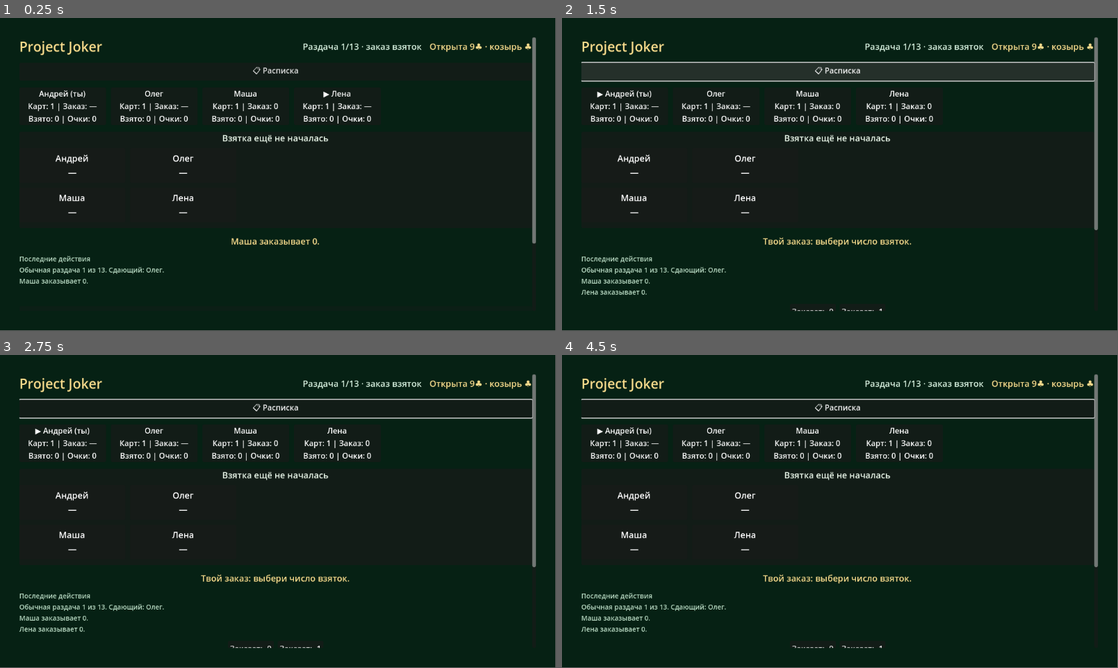
Above: before the commit, frames 1-4 (two rows, left to right).
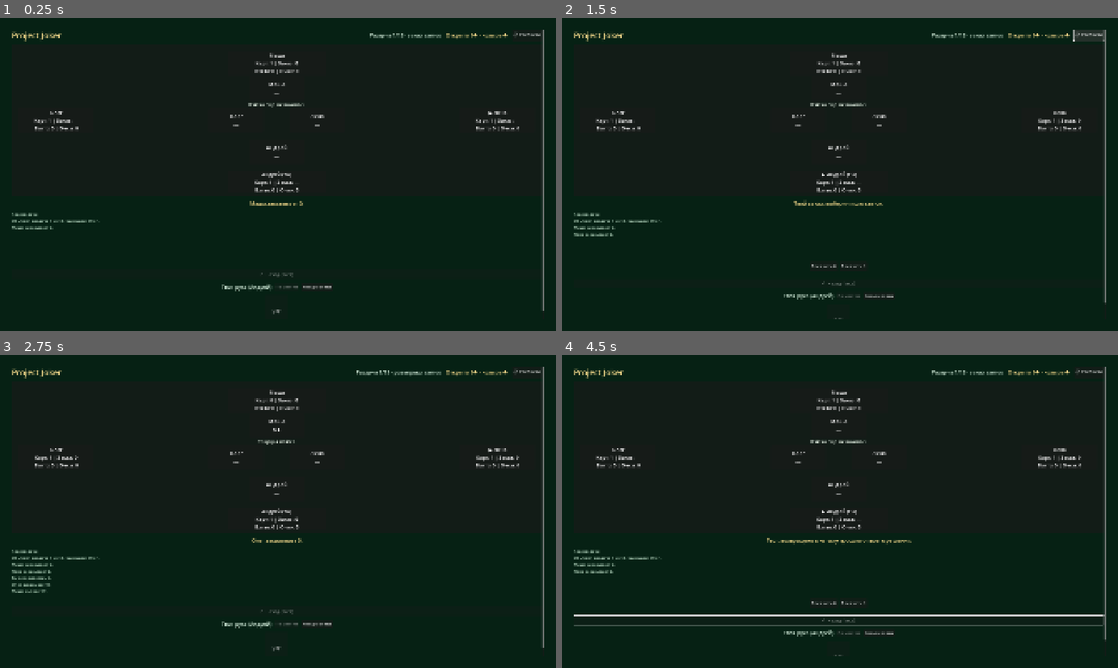
Above: after the commit, the same moments.

Repository: tv-bidosya/project-joker
Game: Godot game, scene res://Scenes/main.tscn
The game is run twice, just before and just after one commit, with the same random seed, the same clock (stepped at 60 frames per second) and the same inputs.
Inputs (mouse positions are in pixels of both pictures, inside the frame that each line leads up to):
- Up to frame 1 (0.25 s): no input
- Up to frame 2 (1.5 s): click "📋 Расписка" at 0.5 s; click "Скрыть расписку" at 1.25 s
- Up to frame 3 (2.75 s): click "Заказать 0" at 2 s
- Up to frame 4 (4.5 s): click (878, 624) at 2.75 s, where only the run after the commit has a clickable "Козыри слева"; click (845, 624) at 3.5 s, where only the run after the commit has a clickable "По мастям"; click (840, 611) at 4.25 s, where only the run after the commit has a clickable "↶ Назад (тест)"
In our replay, the window is 799x449 before the commit and 800x450 after it. These sizes can differ from the game's own. Grey fills any space a smaller window leaves; there, only what the larger window draws over its background counts as a difference.

The runs differ from the first frame. In frame 1, 5.3% of the frame differs, in the area x 2-98%, y 3-95%; in frame 2, 6.7%; in frame 3, 6.6%; in frame 4, 7.7%, in the area x 2-98%, y 3-97%.

Commit message:
feat: add full hd table layout

Diff:
--- a/Scenes/main.tscn
+++ b/Scenes/main.tscn
@@ -75,7 +75,7 @@
 theme_override_font_sizes/font_size = 18
 text = "Козырь: —"
 
-[node name="ScoreSheetToggleButton" type="Button" parent="Margin/ScrollContainer/Content"]
+[node name="ScoreSheetToggleButton" type="Button" parent="Margin/ScrollContainer/Content/Header"]
 unique_name_in_owner = true
 layout_mode = 2
 theme_override_font_sizes/font_size = 16
@@ -120,37 +120,49 @@
 theme_override_font_sizes/font_size = 17
 autowrap_mode = 2
 
-[node name="PlayersContainer" type="GridContainer" parent="Margin/ScrollContainer/Content"]
-unique_name_in_owner = true
-layout_mode = 2
-columns = 4
-theme_override_constants/h_separation = 10
-theme_override_constants/v_separation = 10
-
 [node name="TablePanel" type="PanelContainer" parent="Margin/ScrollContainer/Content"]
-custom_minimum_size = Vector2(0, 200)
-layout_mode = 2
-
-[node name="TableContent" type="VBoxContainer" parent="Margin/ScrollContainer/Content/TablePanel"]
-layout_mode = 2
-theme_override_constants/separation = 8
+custom_minimum_size = Vector2(0, 520)
+layout_mode = 2
+
+[node name="TableContent" type="Control" parent="Margin/ScrollContainer/Content/TablePanel"]
+layout_mode = 2
+size_flags_horizontal = 3
+size_flags_vertical = 3
+mouse_filter = 2
 
 [node name="TableLabel" type="Label" parent="Margin/ScrollContainer/Content/TablePanel/TableContent"]
 unique_name_in_owner = true
-layout_mode = 2
+layout_mode = 1
+anchors_preset = 10
+anchor_right = 1.0
+offset_top = 194.0
+offset_bottom = 214.0
+grow_horizontal = 2
 theme_override_colors/font_color = Color(0.91, 0.96, 0.91, 1)
-theme_override_font_sizes/font_size = 18
+theme_override_font_sizes/font_size = 16
 horizontal_alignment = 1
 text = "Взятка"
 autowrap_mode = 2
 
-[node name="TrickSlots" type="GridContainer" parent="Margin/ScrollContainer/Content/TablePanel/TableContent"]
-unique_name_in_owner = true
-layout_mode = 2
-size_flags_vertical = 3
-columns = 2
-theme_override_constants/h_separation = 10
-theme_override_constants/v_separation = 10
+[node name="TrickSlots" type="Control" parent="Margin/ScrollContainer/Content/TablePanel/TableContent"]
+unique_name_in_owner = true
+layout_mode = 1
+anchors_preset = 15
+anchor_right = 1.0
+anchor_bottom = 1.0
+grow_horizontal = 2
+grow_vertical = 2
+mouse_filter = 2
+
+[node name="PlayersContainer" type="Control" parent="Margin/ScrollContainer/Content/TablePanel/TableContent"]
+unique_name_in_owner = true
+layout_mode = 1
+anchors_preset = 15
+anchor_right = 1.0
+anchor_bottom = 1.0
+grow_horizontal = 2
+grow_vertical = 2
+mouse_filter = 2
 
 [node name="ActionLabel" type="Label" parent="Margin/ScrollContainer/Content"]
 unique_name_in_owner = true
@@ -161,12 +173,20 @@
 text = "Подготовка партии"
 autowrap_mode = 2
 
-[node name="HistoryLabel" type="Label" parent="Margin/ScrollContainer/Content"]
-unique_name_in_owner = true
-layout_mode = 2
+[node name="RoundHistoryScroll" type="ScrollContainer" parent="Margin/ScrollContainer/Content"]
+unique_name_in_owner = true
+custom_minimum_size = Vector2(0, 160)
+layout_mode = 2
+horizontal_scroll_mode = 0
+vertical_scroll_mode = 1
+
+[node name="HistoryLabel" type="Label" parent="Margin/ScrollContainer/Content/RoundHistoryScroll"]
+unique_name_in_owner = true
+layout_mode = 2
+size_flags_horizontal = 3
 theme_override_colors/font_color = Color(0.72, 0.85, 0.76, 1)
 theme_override_font_sizes/font_size = 14
-text = "Последние действия"
+text = "Ход раздачи"
 autowrap_mode = 2
 
 [node name="BidControls" type="HBoxContainer" parent="Margin/ScrollContainer/Content"]
--- a/Scripts/core/GameManager.gd
+++ b/Scripts/core/GameManager.gd
@@ -19,10 +19,11 @@
 
 @onready var phase_label: Label = %PhaseLabel
 @onready var trump_label: Label = %TrumpLabel
-@onready var players_container: GridContainer = %PlayersContainer
+@onready var players_container: Control = %PlayersContainer
 @onready var table_label: Label = %TableLabel
-@onready var trick_slots: GridContainer = %TrickSlots
+@onready var trick_slots: Control = %TrickSlots
 @onready var action_label: Label = %ActionLabel
+@onready var round_history_scroll: ScrollContainer = %RoundHistoryScroll
 @onready var history_label: Label = %HistoryLabel
 @onready var bid_controls: HBoxContainer = %BidControls
 @onready var joker_controls: GridContainer = %JokerControls
@@ -69,6 +70,7 @@
 	_run_no_bid_round_checks()
 	_run_bot_rule_checks()
 	_run_hand_sort_checks()
+	_run_round_history_checks()
 	_create_player_panels()
 	_create_trick_slots()
 	undo_button.pressed.connect(_on_undo_pressed)
@@ -522,9 +524,9 @@
 
 func _refresh_table() -> void:
 	if game.active_trick == null:
-		table_label.text = last_trick_text
+		table_label.text = "Последняя взятка" if not game.last_completed_trick_cards.is_empty() else "Взятка ещё не началась"
 	else:
-		table_label.text = _get_active_trick_text()
+		table_label.text = "Текущая взятка"
 
 	var cards_by_player: Array[Card] = []
 	cards_by_player.resize(game.players.size())
@@ -718,10 +720,16 @@
 
 func _refresh_history() -> void:
 	if recent_actions.is_empty():
-		history_label.text = "Последние действия: —"
-		return
-
-	history_label.text = "Последние действия\n%s" % "\n".join(recent_actions)
+		history_label.text = "Ход раздачи: —"
+		return
+
+	history_label.text = "Ход раздачи\n%s" % "\n".join(recent_actions)
+	call_deferred("_scroll_round_history_to_bottom")
+
+
+func _scroll_round_history_to_bottom() -> void:
+	var scroll_bar: VScrollBar = round_history_scroll.get_v_scroll_bar()
+	round_history_scroll.scroll_vertical = int(scroll_bar.max_value)
 
 
 func _refresh_bid_controls() -> void:
@@ -854,31 +862,76 @@
 
 
 func _create_player_panels() -> void:
-	for player_name in PLAYER_NAMES:
+	for player_index in PLAYER_NAMES.size():
 		var panel := PanelContainer.new()
-		panel.custom_minimum_size = Vector2(180, 78)
+		_place_player_panel(panel, player_index)
 
 		var label := Label.new()
 		label.horizontal_alignment = HORIZONTAL_ALIGNMENT_CENTER
 		label.vertical_alignment = VERTICAL_ALIGNMENT_CENTER
-		label.add_theme_font_size_override("font_size", 16)
+		label.add_theme_font_size_override("font_size", 17)
 		panel.add_child(label)
 		players_container.add_child(panel)
 		player_labels.append(label)
 
 
 func _create_trick_slots() -> void:
-	for player_name in PLAYER_NAMES:
+	for player_index in PLAYER_NAMES.size():
 		var panel := PanelContainer.new()
-		panel.custom_minimum_size = Vector2(220, 72)
+		_place_trick_slot(panel, player_index)
 
 		var label := Label.new()
 		label.horizontal_alignment = HORIZONTAL_ALIGNMENT_CENTER
 		label.vertical_alignment = VERTICAL_ALIGNMENT_CENTER
-		label.add_theme_font_size_override("font_size", 18)
+		label.add_theme_font_size_override("font_size", 19)
 		panel.add_child(label)
 		trick_slots.add_child(panel)
 		trick_card_labels.append(label)
+
+
+func _place_player_panel(panel: PanelContainer, player_index: int) -> void:
+	match player_index:
+		HUMAN_PLAYER_INDEX:
+			_set_control_layout(panel, 0.5, 1.0, 0.5, 1.0, -170.0, -86.0, 170.0, -10.0)
+		1:
+			_set_control_layout(panel, 0.0, 0.5, 0.0, 0.5, 24.0, -43.0, 284.0, 43.0)
+		2:
+			_set_control_layout(panel, 0.5, 0.0, 0.5, 0.0, -170.0, 20.0, 170.0, 106.0)
+		3:
+			_set_control_layout(panel, 1.0, 0.5, 1.0, 0.5, -284.0, -43.0, -24.0, 43.0)
+
+
+func _place_trick_slot(panel: PanelContainer, player_index: int) -> void:
+	match player_index:
+		HUMAN_PLAYER_INDEX:
+			_set_control_layout(panel, 0.5, 0.5, 0.5, 0.5, -95.0, 68.0, 95.0, 150.0)
+		1:
+			_set_control_layout(panel, 0.5, 0.5, 0.5, 0.5, -235.0, -41.0, -45.0, 41.0)
+		2:
+			_set_control_layout(panel, 0.5, 0.5, 0.5, 0.5, -95.0, -150.0, 95.0, -68.0)
+		3:
+			_set_control_layout(panel, 0.5, 0.5, 0.5, 0.5, 45.0, -41.0, 235.0, 41.0)
+
+
+func _set_control_layout(
+	control: Control,
+	left_anchor: float,
+	top_anchor: float,
+	right_anchor: float,
+	bottom_anchor: float,
+	left_offset: float,
+	top_offset: float,
+	right_offset: float,
+	bottom_offset: float
+) -> void:
+	control.anchor_left = left_anchor
+	control.anchor_top = top_anchor
+	control.anchor_right = right_anchor
+	control.anchor_bottom = bottom_anchor
+	control.offset_left = left_offset
+	control.offset_top = top_offset
+	control.offset_right = right_offset
+	control.offset_bottom = bottom_offset
 
 
 func _add_joker_suit_button(label: String, suit: int) -> void:
@@ -1429,9 +1482,6 @@
 func _add_history(action: String) -> void:
 	recent_actions.append(action)
 
-	if recent_actions.size() > 6:
-		recent_actions.remove_at(0)
-
 
 func _run_joker_rule_checks() -> void:
 	var player := Player.new(0, "Проверка")
@@ -1702,6 +1752,18 @@
 	for player in test_game.players:
 		assert(player.hand.size() == 9, "%s: каждый игрок должен получить 9 карт." % mode_name)
 		assert(player.bid == -1, "%s: у игрока не должно быть заказа." % mode_name)
+
+
+func _run_round_history_checks() -> void:
+	var original_actions: PackedStringArray = recent_actions.duplicate()
+	recent_actions.clear()
+
+	for action_number in 8:
+		_add_history("Проверка журнала %d" % action_number)
+
+	assert(recent_actions.size() == 8, "Проверка журнала: должны сохраняться все действия раздачи.")
+	assert(recent_actions[0] == "Проверка журнала 0", "Проверка журнала: ранние действия не должны удаляться.")
+	recent_actions = original_actions
 
 
 func _run_hand_sort_checks() -> void:
--- a/project.godot
+++ b/project.godot
@@ -14,3 +14,10 @@
 run/main_scene="uid://d0mtlwhob8g8x"
 config/features=PackedStringArray("4.5", "Forward Plus")
 config/icon="res://icon.svg"
+
+[display]
+
+window/size/viewport_width=1920
+window/size/viewport_height=1080
+window/size/mode=2
+window/stretch/mode="canvas_items"
Not shown, changed: README.md
